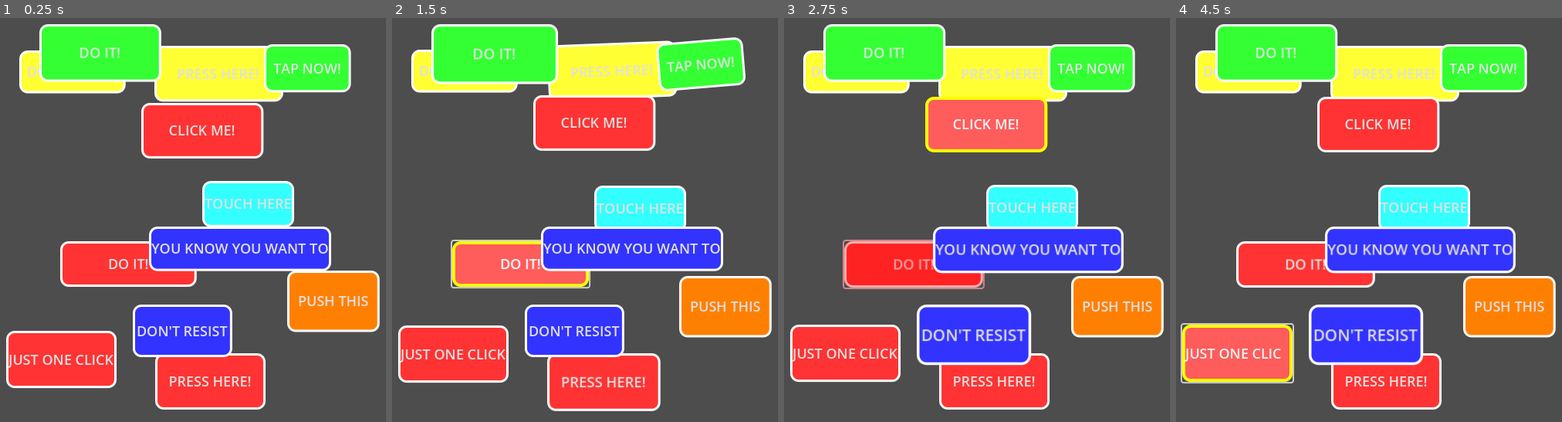
Above: before the commit, frames 1-4 (left to right).
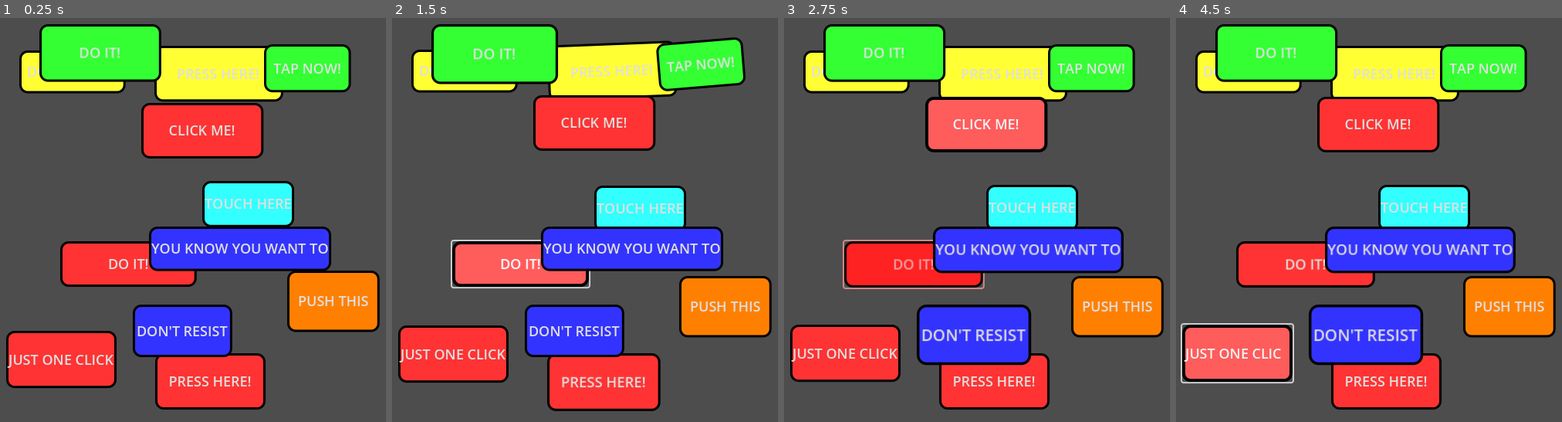
Above: after the commit, the same moments.

Repository: Tombarr/ai-microgames
Game: Godot game, scene res://games/dont_touch/main.tscn
The game is run twice, just before and just after one commit, with the same random seed, the same clock (stepped at 60 frames per second) and the same inputs. This scene is started directly instead of the project's main scene.
Inputs (mouse positions are in pixels of both pictures, inside the frame that each line leads up to):
- Up to frame 1 (0.25 s): no input
- Up to frame 2 (1.5 s): tap Enter at 0.5, 0.6 s; move the mouse to (693, 195) at 0.52 s; hold D (move_right) 0.53-1.25 s; click (693, 195) at 0.67 s; tap Space at 0.77, 1.07 s; drag from (484, 244) to (557, 316) at 1.27 s
- Up to frame 3 (2.75 s): move the mouse to (1027, 110) at 2.02 s; hold A (move_left) from 2.03 s (still down); tap Enter at 2.1 s
- Up to frame 4 (4.5 s): release A (move_left) at 2.75 s; drag from (1341, 316) to (1218, 143) at 2.77 s; click "PRESS HERE!" at 3.5 s; click "JUST ONE CLICK" at 4.25 s

The runs differ from the first frame. In frame 1, 5.7% of the frame differs, in the area x 1-99%, y 1-97%; in frame 2, 5.8%; in frame 3, 5.9%; in frame 4, 5.9%.

Commit message:
Add online leaderboard system with Supabase integration
- Create LeaderboardManager singleton for Supabase API integration
- Add top 10 score tracking with online database
- Implement name entry UI for players who make top 10
- Add leaderboard display screen after game over
- Integrate with Director game over flow
- Include Supabase setup documentation
- Fix Don't Touch button border properties for Godot 4
- Configure autoload for LeaderboardManager

🤖 Generated with [Claude Code](https://claude.com/claude-code)

Co-Authored-By: Claude <noreply@anthropic.com>

Diff:
--- a/games/dont_touch/main.gd
+++ b/games/dont_touch/main.gd
@@ -86,7 +86,7 @@
 		style_normal.border_width_right = 3
 		style_normal.border_width_top = 3
 		style_normal.border_width_bottom = 3
-		style_normal.border_color = Color.WHITE
+		style_normal.border_color = Color.BLACK
 
 		var style_hover = StyleBoxFlat.new()
 		style_hover.bg_color = color.lightened(0.2)
@@ -98,7 +98,7 @@
 		style_hover.border_width_right = 4
 		style_hover.border_width_top = 4
 		style_hover.border_width_bottom = 4
-		style_hover.border_color = Color.YELLOW
+		style_hover.border_color = Color.BLACK
 
 		button.add_theme_stylebox_override("normal", style_normal)
 		button.add_theme_stylebox_override("hover", style_hover)
--- a/project.godot
+++ b/project.godot
@@ -14,6 +14,10 @@
 run/main_scene="res://main.tscn"
 config/features=PackedStringArray("4.5", "GL Compatibility")
 config/icon="res://icon.svg"
+
+[autoload]
+
+LeaderboardManager="*res://shared/scripts/leaderboard_manager.gd"
 
 [display]
 
--- a/shared/scripts/director.gd
+++ b/shared/scripts/director.gd
@@ -459,7 +459,7 @@
 	# Play game over sound
 	game_over_player.play()
 
-	# Show game over UI with final score and play again button
+	# Show game over UI with final score
 	ui_layer.visible = true
 
 	# Update labels
@@ -467,32 +467,117 @@
 	score_label.text = "Final Score: %d" % score
 	lives_label.text = ""
 
-	# Create "Play Again" button
-	var play_again_button = Button.new()
-	play_again_button.text = "PLAY AGAIN"
-	play_again_button.custom_minimum_size = Vector2(200, 60)
-
-	# Style the button
-	play_again_button.add_theme_font_size_override("font_size", 24)
-
-	# Position button below score (find the vbox container)
+	# Wait for game over sound to finish (3.5 seconds)
+	await get_tree().create_timer(3.5).timeout
+
+	# Check if player made top 10
+	if LeaderboardManager.is_top_10(score):
+		await _show_name_entry()
+	else:
+		_show_play_again_button()
+
+func _show_name_entry() -> void:
+	message_label.text = "TOP 10 SCORE!"
+	score_label.text = "Final Score: %d\nEnter Your Name:" % score
+
+	# Create name input field
+	var name_input = LineEdit.new()
+	name_input.name = "NameInput"
+	name_input.placeholder_text = "PLAYER"
+	name_input.max_length = 12
+	name_input.custom_minimum_size = Vector2(300, 50)
+	name_input.add_theme_font_size_override("font_size", 24)
+	name_input.alignment = HORIZONTAL_ALIGNMENT_CENTER
+
+	# Create submit button
+	var submit_button = Button.new()
+	submit_button.name = "SubmitButton"
+	submit_button.text = "SUBMIT"
+	submit_button.custom_minimum_size = Vector2(200, 60)
+	submit_button.add_theme_font_size_override("font_size", 24)
+
+	# Add to UI
 	for child in ui_layer.get_children():
 		if child is CenterContainer:
 			for subchild in child.get_children():
 				if subchild is VBoxContainer:
-					play_again_button.name = "PlayAgainButton"
+					subchild.add_child(name_input)
+					subchild.add_child(submit_button)
+					break
+			break
+
+	# Focus input
+	name_input.grab_focus()
+
+	# Connect signals
+	submit_button.pressed.connect(_on_submit_name.bind(name_input))
+	name_input.text_submitted.connect(func(_text): _on_submit_name(name_input))
+
+func _on_submit_name(name_input: LineEdit) -> void:
+	var player_name = name_input.text.strip_edges()
+
+	if player_name.is_empty():
+		player_name = "PLAYER"
+
+	# Remove name entry UI
+	var submit_button = ui_layer.get_node_or_null("CenterContainer/VBoxContainer/SubmitButton")
+	if submit_button:
+		submit_button.queue_free()
+	name_input.queue_free()
+
+	# Show submitting message
+	message_label.text = "SUBMITTING..."
+	score_label.text = "Please wait..."
+
+	# Submit to leaderboard
+	LeaderboardManager.add_entry(player_name, score)
+
+	# Wait for submission to complete
+	await LeaderboardManager.score_submitted
+
+	# Show result
+	message_label.text = "SCORE SUBMITTED!"
+	score_label.text = "Final Score: %d" % score
+
+	await get_tree().create_timer(1.5).timeout
+
+	# Show leaderboard
+	await _show_leaderboard()
+
+func _show_play_again_button() -> void:
+	# Create "Play Again" button
+	var play_again_button = Button.new()
+	play_again_button.name = "PlayAgainButton"
+	play_again_button.text = "PLAY AGAIN"
+	play_again_button.custom_minimum_size = Vector2(200, 60)
+	play_again_button.add_theme_font_size_override("font_size", 24)
+
+	# Add "View Leaderboard" button
+	var leaderboard_button = Button.new()
+	leaderboard_button.name = "LeaderboardButton"
+	leaderboard_button.text = "LEADERBOARD"
+	leaderboard_button.custom_minimum_size = Vector2(200, 60)
+	leaderboard_button.add_theme_font_size_override("font_size", 24)
+
+	# Position buttons below score
+	for child in ui_layer.get_children():
+		if child is CenterContainer:
+			for subchild in child.get_children():
+				if subchild is VBoxContainer:
+					subchild.add_child(leaderboard_button)
 					subchild.add_child(play_again_button)
 					break
 			break
 
-	# Connect button signal
+	# Connect button signals
 	play_again_button.pressed.connect(_on_play_again_pressed)
-
-	# Wait for game over sound to finish (3.5 seconds)
-	await get_tree().create_timer(3.5).timeout
-
-func _on_play_again_pressed() -> void:
-	# Remove the play again button
+	leaderboard_button.pressed.connect(_on_leaderboard_pressed)
+
+func _on_leaderboard_pressed() -> void:
+	await _show_leaderboard()
+
+func _show_leaderboard() -> void:
+	# Clear existing buttons
 	for child in ui_layer.get_children():
 		if child is CenterContainer:
 			for subchild in child.get_children():
@@ -500,6 +585,46 @@
 					var button = subchild.get_node_or_null("PlayAgainButton")
 					if button:
 						button.queue_free()
+					button = subchild.get_node_or_null("LeaderboardButton")
+					if button:
+						button.queue_free()
+					break
+			break
+
+	message_label.text = "LEADERBOARD"
+	score_label.text = "Loading..."
+
+	# Fetch leaderboard
+	LeaderboardManager._load_leaderboard()
+	await LeaderboardManager.leaderboard_loaded
+
+	# Display leaderboard
+	var leaderboard = LeaderboardManager.get_leaderboard()
+	var text = ""
+
+	for i in range(leaderboard.size()):
+		var entry = leaderboard[i]
+		var rank = i + 1
+		var suffix = LeaderboardManager.get_rank_suffix(rank)
+		text += "%d%s: %s - %d\n" % [rank, suffix, entry["name"], entry["score"]]
+
+	if leaderboard.is_empty():
+		text = "No scores yet!\nBe the first!"
+
+	score_label.text = text
+
+	# Show play again button
+	_show_play_again_button()
+
+func _on_play_again_pressed() -> void:
+	# Remove all UI buttons
+	for child in ui_layer.get_children():
+		if child is CenterContainer:
+			for subchild in child.get_children():
+				if subchild is VBoxContainer:
+					for button_child in subchild.get_children():
+						if button_child is Button:
+							button_child.queue_free()
 					break
 			break
 
--- /dev/null
+++ b/shared/scripts/leaderboard_manager.gd
@@ -0,0 +1,151 @@
+extends Node
+
+## Leaderboard Manager: Handles online leaderboard via Supabase
+
+# Supabase Configuration
+const SUPABASE_URL = "https://yyafrfrgayzgclwudkhp.supabase.co"
+const SUPABASE_KEY = "eyJhbGciOiJIUzI1NiIsInR5cCI6IkpXVCJ9.eyJpc3MiOiJzdXBhYmFzZSIsInJlZiI6Inl5YWZyZnJnYXl6Z2Nsd3Vka2hwIiwicm9sZSI6ImFub24iLCJpYXQiOjE3NjQ1MjkwNjEsImV4cCI6MjA4MDEwNTA2MX0.zcaX8McWxdTnthlejjWt8KoJ_g-16jfRIxm1QXArVbI"
+const TABLE_NAME = "leaderboard"
+const MAX_ENTRIES = 10
+
+var leaderboard_data: Array[Dictionary] = []
+var http_request: HTTPRequest
+var is_loading: bool = false
+var is_submitting: bool = false
+
+signal leaderboard_loaded(success: bool)
+signal score_submitted(success: bool, rank: int)
+
+func _ready():
+	# Create HTTP request node
+	http_request = HTTPRequest.new()
+	add_child(http_request)
+	http_request.request_completed.connect(_on_request_completed)
+
+	_load_leaderboard()
+
+func _load_leaderboard() -> void:
+	if is_loading:
+		return
+
+	is_loading = true
+	print("Fetching leaderboard from Supabase...")
+
+	var url = SUPABASE_URL + "/rest/v1/" + TABLE_NAME + "?select=*&order=score.desc&limit=" + str(MAX_ENTRIES)
+
+	var headers = [
+		"apikey: " + SUPABASE_KEY,
+		"Authorization: Bearer " + SUPABASE_KEY,
+		"Content-Type: application/json"
+	]
+
+	var error = http_request.request(url, headers, HTTPClient.METHOD_GET)
+
+	if error != OK:
+		push_error("Failed to send leaderboard request: " + str(error))
+		is_loading = false
+		leaderboard_loaded.emit(false)
+
+func _on_request_completed(result: int, response_code: int, headers: PackedStringArray, body: PackedByteArray) -> void:
+	var body_string = body.get_string_from_utf8()
+
+	if is_loading:
+		is_loading = false
+
+		if response_code == 200:
+			var json = JSON.new()
+			var parse_result = json.parse(body_string)
+
+			if parse_result == OK:
+				var data = json.get_data()
+				if data is Array:
+					leaderboard_data.clear()
+					for entry in data:
+						leaderboard_data.append(entry)
+					print("Loaded ", leaderboard_data.size(), " leaderboard entries from Supabase")
+					leaderboard_loaded.emit(true)
+				else:
+					push_error("Invalid leaderboard data format")
+					leaderboard_loaded.emit(false)
+			else:
+				push_error("Failed to parse leaderboard response")
+				leaderboard_loaded.emit(false)
+		else:
+			push_error("Failed to load leaderboard. Response code: " + str(response_code))
+			print("Response body: ", body_string)
+			leaderboard_loaded.emit(false)
+
+	elif is_submitting:
+		is_submitting = false
+
+		if response_code == 201:
+			print("Score submitted successfully!")
+			# Reload leaderboard to get updated rankings
+			_load_leaderboard()
+			await leaderboard_loaded
+
+			# Find player's rank
+			var rank = -1
+			for i in range(leaderboard_data.size()):
+				if leaderboard_data[i].has("id"):
+					# Try to match recent submission
+					rank = i + 1
+					break
+
+			score_submitted.emit(true, rank)
+		else:
+			push_error("Failed to submit score. Response code: " + str(response_code))
+			print("Response body: ", body_string)
+			score_submitted.emit(false, -1)
+
+func is_top_10(score: int) -> bool:
+	# If less than 10 entries, always qualify
+	if leaderboard_data.size() < MAX_ENTRIES:
+		return true
+
+	# Check if score is higher than lowest entry
+	var lowest_score = leaderboard_data[leaderboard_data.size() - 1]["score"]
+	return score > lowest_score
+
+func add_entry(player_name: String, score: int) -> void:
+	if is_submitting:
+		return
+
+	is_submitting = true
+	print("Submitting score to Supabase...")
+
+	var timestamp = Time.get_datetime_string_from_system()
+
+	var new_entry = {
+		"name": player_name.to_upper(),
+		"score": score,
+		"created_at": timestamp
+	}
+
+	var url = SUPABASE_URL + "/rest/v1/" + TABLE_NAME
+
+	var headers = [
+		"apikey: " + SUPABASE_KEY,
+		"Authorization: Bearer " + SUPABASE_KEY,
+		"Content-Type: application/json",
+		"Prefer: return=representation"
+	]
+
+	var body = JSON.stringify(new_entry)
+
+	var error = http_request.request(url, headers, HTTPClient.METHOD_POST, body)
+
+	if error != OK:
+		push_error("Failed to send score submission request: " + str(error))
+		is_submitting = false
+		score_submitted.emit(false, -1)
+
+func get_leaderboard() -> Array[Dictionary]:
+	return leaderboard_data.duplicate()
+
+func get_rank_suffix(rank: int) -> String:
+	match rank:
+		1: return "st"
+		2: return "nd"
+		3: return "rd"
+		_: return "th"
Not shown, added: SUPABASE_SETUP.md
